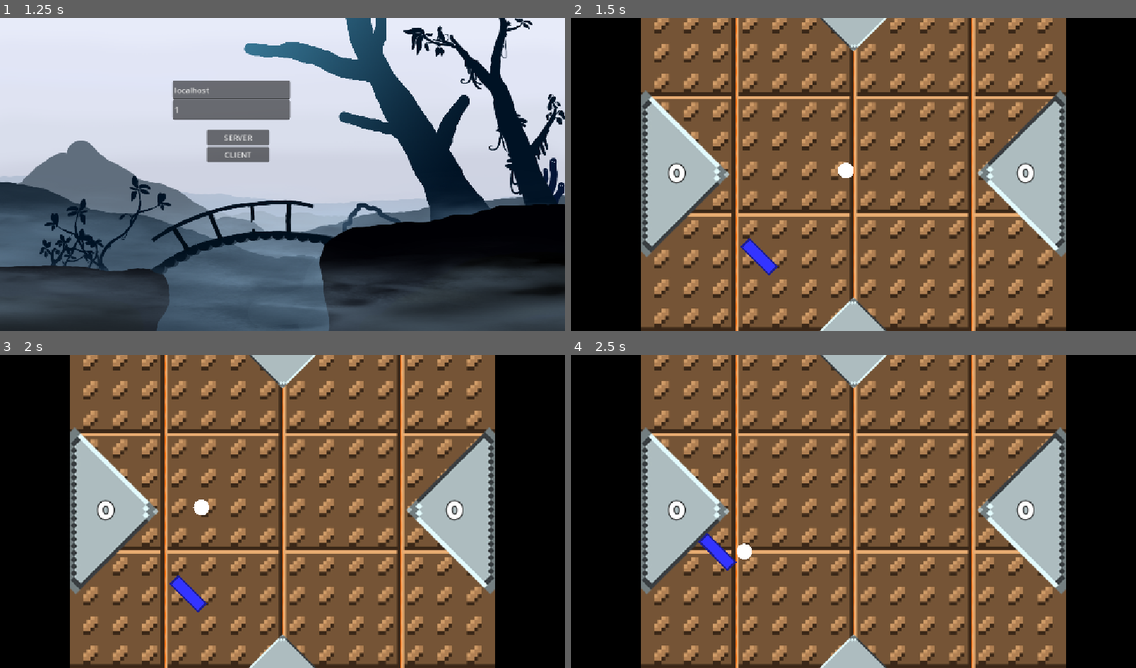
Above: before the commit, frames 1-4 (two rows, left to right).
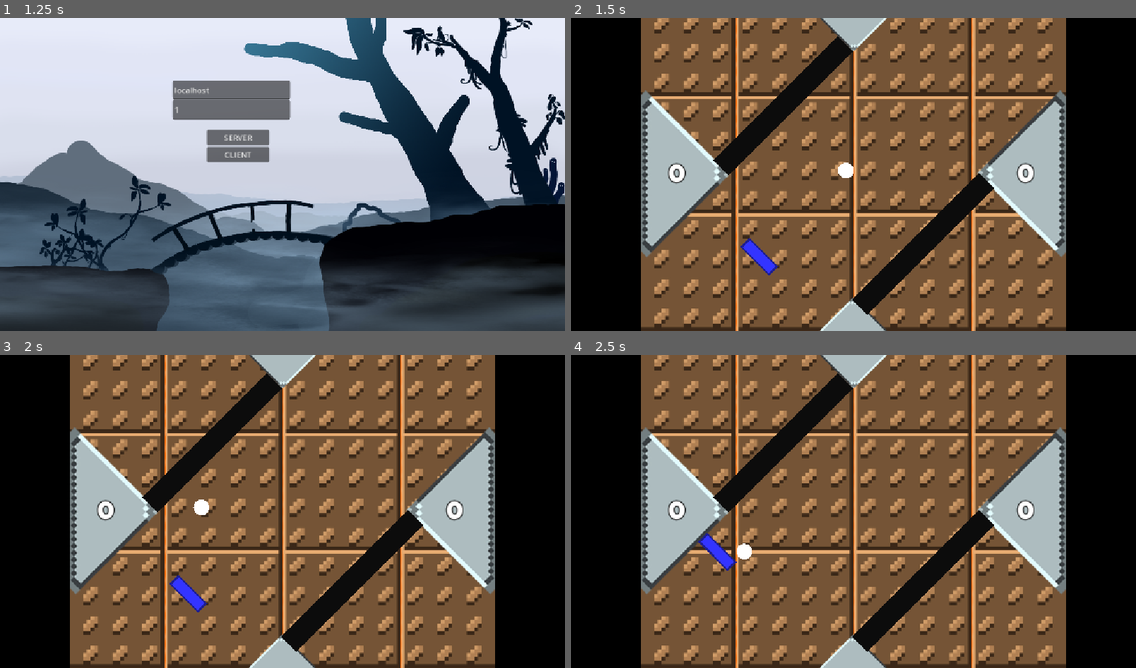
Above: after the commit, the same moments.

Repository: OskarSJ1337/GodotGame
Game: Godot game, scene res://scenes/menus/main_menu.tscn
Two runs of this game, one before a commit and one after it. Both use one fixed random seed, a clock stepped at 60 frames per second and the inputs below.
Inputs (mouse positions are in pixels of both pictures, inside the frame that each line leads up to):
- Up to frame 1 (1.25 s): click "Start" at 0.5 s
- Up to frame 2 (1.5 s): click "CLIENT" at 1.25 s
- Up to frame 3 (2 s): no input
- Up to frame 4 (2.5 s): move the mouse to (977, 495) at 2.02 s; hold W (up) from 2.03 s (still down)

Frame 1 is identical in both runs. In frame 2, 4.3% of the frame differs, in the area x 25-75%, y 5-95%; in frame 3, 4.3%; in frame 4, 4.3%.

Commit message:
Added visibility for barriers back

Diff:
--- a/scenes/battle/game.tscn
+++ b/scenes/battle/game.tscn
@@ -104,9 +104,8 @@
 shape = SubResource("RectangleShape2D_31jh1")
 
 [node name="ColorRect" type="ColorRect" parent="Borders/2p border1" unique_id=823789947]
-visible = false
 offset_left = -33.23402
-offset_top = -173.85571
+offset_top = -177.41672
 offset_right = 11.073353
 offset_bottom = 181.4338
 color = Color(0.04755766, 0.047557645, 0.047557645, 1)
@@ -118,7 +117,6 @@
 shape = SubResource("RectangleShape2D_2a15g")
 
 [node name="ColorRect" type="ColorRect" parent="Borders/2p border2" unique_id=1156363844]
-visible = false
 offset_left = -10.67748
 offset_top = -184.11392
 offset_right = 32.993603
